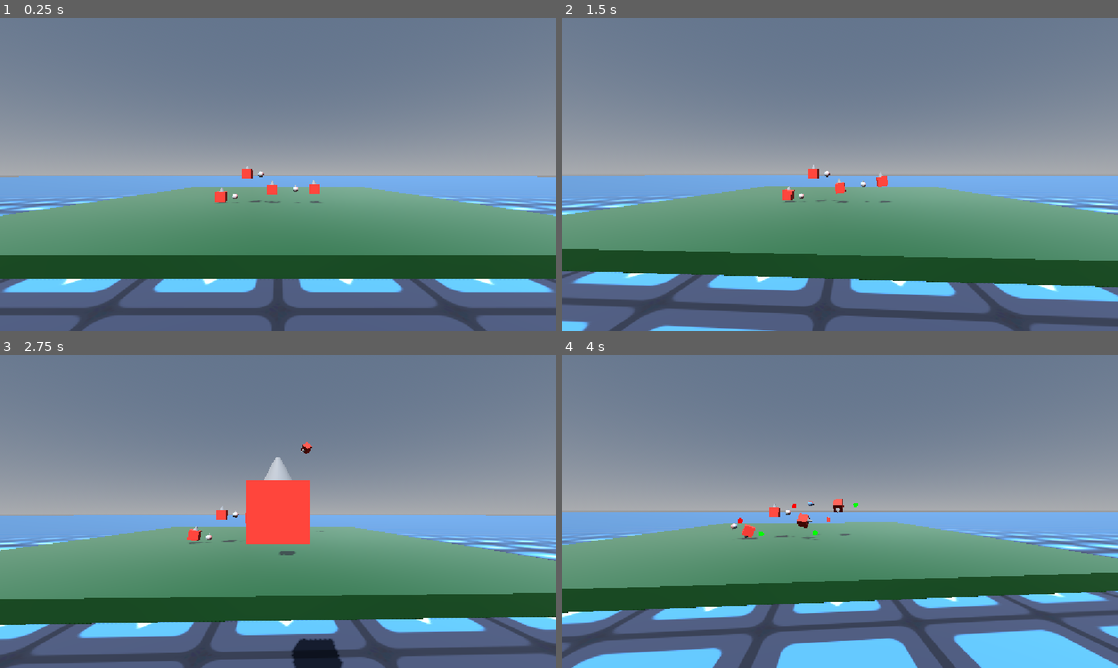
Above: before the commit, frames 1-4 (two rows, left to right).
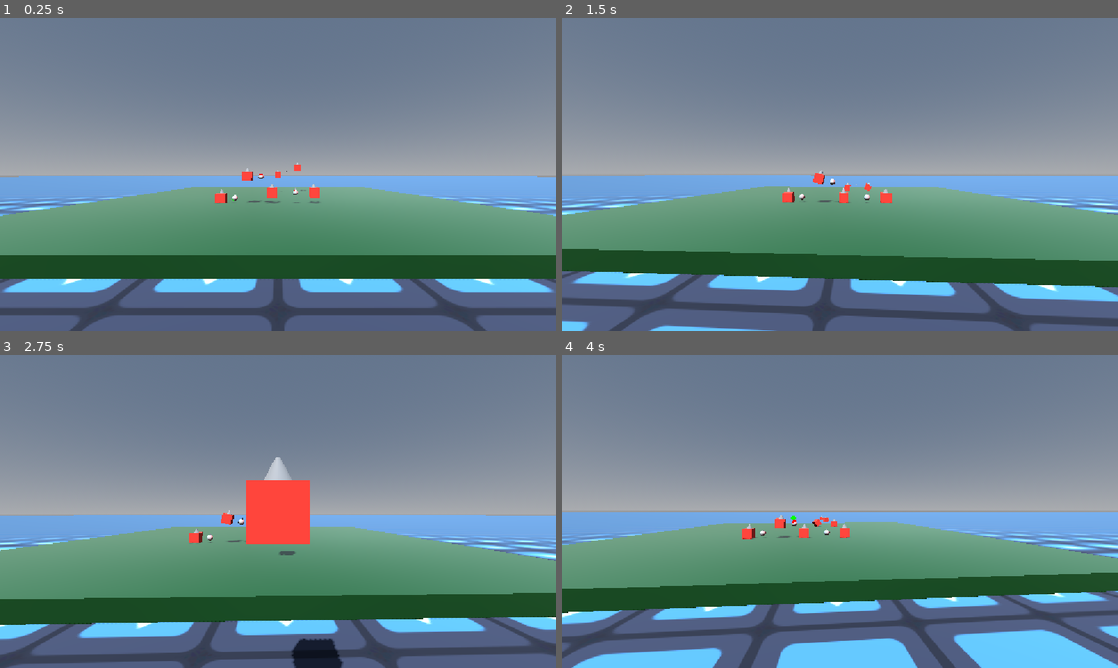
Above: after the commit, the same moments.

Repository: Deojee/new-betterer-hinges
Game: Godot game, scene res://scenes/world.tscn
Two runs of this game, one before a commit and one after it. Both use one fixed random seed, a clock stepped at 60 frames per second and the inputs below. The engine's default icon, where the game draws it, is replaced by a stand-in: a white triangle on a blue panel in a dark square.
Inputs (mouse positions are in pixels of both pictures, inside the frame that each line leads up to):
- Up to frame 1 (0.25 s): no input
- Up to frame 2 (1.5 s): move the mouse to (867, 174) at 0.52 s; hold Up (ui_up) from 0.53 s (still down); tap A (a) at 0.6 s; tap D (d) at 0.8, 1.35 s; move the mouse to (812, 174) at 1.27 s
- Up to frame 3 (2.75 s): keep holding Up (ui_up); tap E (e) at 1.55 s; move the mouse to (289, 505) at 2.02 s; hold E (e) from 2.03 s (still down); click (289, 505) at 2.3 s
- Up to frame 4 (4 s): keep holding Up (ui_up); move the mouse to (834, 517) at 2.77 s; release E (e) at 2.78 s; click (834, 517) at 2.85 s; tap Q (q) at 3.05 s; move the mouse to (878, 514) at 3.52 s; hold Q (q) from 3.53 s (still down); tap S (s) at 3.8 s

The runs differ from the first frame. In frame 1, 0.3% of the frame differs, in the area x 38-58%, y 46-60%; in frame 2, 0.6%; in frame 3, 0.3%; in frame 4, 0.7%, in the area x 30-54%, y 46-60%.

Commit message:
weird pin joint gook

Diff:
--- a/scenes/ik_testing_world.tscn
+++ b/scenes/ik_testing_world.tscn
@@ -168,7 +168,7 @@
 transform = Transform3D(1, 0, 0, 0, 1, 0, 0, 0, 1, 0, 2, 0)
 collision_layer = 5
 collision_mask = 10
-mass = 10.0
+mass = 100.0
 physics_material_override = SubResource("PhysicsMaterial_7wv7s")
 script = ExtResource("4_3u38t")
 
@@ -182,7 +182,7 @@
 transform = Transform3D(1, 0, 0, 0, -4.371139e-08, -1, 0, 1, -4.371139e-08, 0, 1, 0)
 nodeA = NodePath("..")
 nodeB = NodePath("../../firstSegment")
-maxMotorSpeedDegrees = 40.0
+maxMotorSpeedDegrees = 400.0
 
 [node name="firstSegment" type="RigidBody3D" parent="robotArm" unique_id=199678219]
 transform = Transform3D(1, 0, 0, 0, 1, 0, 0, 0, 1, 0, 4.5, 0)
@@ -201,7 +201,7 @@
 transform = Transform3D(-4.371139e-08, 0, 1, 0, 1, 0, -1, 0, -4.371139e-08, 0, 1.5, 0)
 nodeA = NodePath("..")
 nodeB = NodePath("../../secondSegment")
-maxMotorSpeedDegrees = 40.0
+maxMotorSpeedDegrees = 400.0
 
 [node name="secondSegment" type="RigidBody3D" parent="robotArm" unique_id=323371924]
 transform = Transform3D(1, 0, 0, 0, 1, 0, 0, 0, 1, 0, 10, 0)
@@ -221,7 +221,7 @@
 nodeA = NodePath("..")
 nodeB = NodePath("../../thirdSegment")
 targetAngleDegrees = 15.0
-maxMotorSpeedDegrees = 40.0
+maxMotorSpeedDegrees = 400.0
 
 [node name="thirdSegment" type="RigidBody3D" parent="robotArm" unique_id=1826504024]
 transform = Transform3D(1, 0, 0, 0, 1, 0, 0, 0, 1, 0, 17, 0)
@@ -241,7 +241,7 @@
 nodeA = NodePath("..")
 nodeB = NodePath("../../forthSegment")
 targetAngleDegrees = 15.0
-maxMotorSpeedDegrees = 40.0
+maxMotorSpeedDegrees = 400.0
 
 [node name="forthSegment" type="RigidBody3D" parent="robotArm" unique_id=2124565539]
 transform = Transform3D(1, 0, 0, 0, 1, 0, 0, 0, 1, 0, 23, 0)
--- a/scenes/world.tscn
+++ b/scenes/world.tscn
@@ -55,6 +55,12 @@
 metallic = 0.61
 roughness = 0.11
 
+[sub_resource type="CapsuleMesh" id="CapsuleMesh_7wv7s"]
+radius = 0.1
+height = 0.2
+radial_segments = 16
+rings = 4
+
 [node name="world" type="Node3D" unique_id=184105334]
 script = ExtResource("1_tlwt5")
 boxScene = ExtResource("2_aqk2v")
@@ -497,8 +503,6 @@
 
 [node name="box3" parent="otherBoxes" unique_id=268916370 instance=ExtResource("2_aqk2v")]
 transform = Transform3D(1, 0, 0, 0, 1, 0, 0, 0, 1, 3.2421622, 4.3782024, 30.752987)
-mass = 2000.0
-gravity_scale = 0.0
 
 [node name="newPinJoint" parent="otherBoxes/box3" unique_id=519761422 node_paths=PackedStringArray("nodeA", "nodeB") instance=ExtResource("7_i7141")]
 transform = Transform3D(1, 0, 0, 0, 1, 0, 0, 0, 1, -1.446312, 0, 0)
@@ -515,3 +519,21 @@
 
 [node name="box" parent="otherBoxes" unique_id=1023913780 instance=ExtResource("2_aqk2v")]
 transform = Transform3D(1, 0, 0, 0, 1, 0, 0, 0, 1, -3.7912197, 2.7443676, 30.752987)
+
+[node name="real pin boxes" type="Node3D" parent="otherBoxes" unique_id=700570119]
+
+[node name="box" parent="otherBoxes/real pin boxes" unique_id=1708299768 instance=ExtResource("2_aqk2v")]
+transform = Transform3D(1, 0, 0, 0, 1, 0, 0, 0, 1, 0, 4.5265465, 44.772293)
+
+[node name="PinJoint3D" type="PinJoint3D" parent="otherBoxes/real pin boxes/box" unique_id=655985329]
+transform = Transform3D(1, 0, 0, 0, 1, 0, 0, 0, 1, -1.4573206, 0.7116661, 0)
+node_a = NodePath("..")
+node_b = NodePath("../../box2")
+
+[node name="Marker3D" type="Marker3D" parent="otherBoxes/real pin boxes/box/PinJoint3D" unique_id=1320180631]
+
+[node name="CSGMesh3D" type="CSGMesh3D" parent="otherBoxes/real pin boxes/box/PinJoint3D/Marker3D" unique_id=1427177019]
+mesh = SubResource("CapsuleMesh_7wv7s")
+
+[node name="box2" parent="otherBoxes/real pin boxes" unique_id=1773924363 instance=ExtResource("2_aqk2v")]
+transform = Transform3D(1, 0, 0, 0, 1, 0, 0, 0, 1, -3.4036894, 5.79478, 44.772293)
--- a/scripts/IKLimb.gd
+++ b/scripts/IKLimb.gd
@@ -11,6 +11,9 @@
 func _physics_process(delta: float) -> void:
 
 	#$testingGuy.global_transform = $testingGuy.global_transform.rotated_local(Vector3.FORWARD,0.02)
+
+	if Input.is_action_pressed("mouseLeft"):
+		return
 
 	var chain : Array[HingePlus] = []
 
--- a/scripts/PinJointPlus.gd
+++ b/scripts/PinJointPlus.gd
@@ -112,7 +112,7 @@
 	MP.mark(objectBPoint.origin,0.5,Color.GREEN)
 
 
-	for i in 5:
+	for i in 1:
 		update(1.0)
 		pass
 
@@ -120,7 +120,8 @@
 
 
 func update(del):
-	alignToAxis(del)
+
+	#alignToAxis(del)
 
 	showMiddle(del)
 
@@ -174,18 +175,6 @@
 
 
 
-func getAngle():
-
-	var objectAPoint = nodeA.global_transform * offsetA.affine_inverse()
-	var objectBPoint = nodeB.global_transform * offsetB.affine_inverse()
-
-	var angleY = objectAPoint.basis.y.angle_to(objectBPoint.basis.y)
-	var angleX = objectAPoint.basis.x.angle_to(objectBPoint.basis.y)
-
-	if angleX > PI/2.0:
-		return 2.0 * PI - angleY
-	else:
-		return angleY
 
 
 func getAPortion(del):
@@ -197,6 +186,9 @@
 	#	return 0.0
 	return (nodeA.mass / (nodeA.mass + nodeB.mass)) * del
 
+var aVel : Vector3
+var bVel : Vector3
+
 func showMiddle(del):
 
 	var objectAPoint = nodeA.global_transform * offsetA.affine_inverse()
@@ -215,10 +207,21 @@
 
 	var aTarget = -(objectAPoint.origin - middle.origin) * TPS
 	var bTarget = -(objectBPoint.origin - middle.origin) * TPS
+
+	apply_force_from_pos(nodeA,objectAPoint.origin,aTarget * getAPortion(del))
+	apply_force_from_pos(nodeB,objectBPoint.origin,bTarget * getBPortion(del))
+
+	#apply_force_from_pos(nodeB,objectAPoint.origin,-aTarget * getAPortion(del))
+	#apply_force_from_pos(nodeA,objectBPoint.origin,-bTarget * getBPortion(del))
+
+	return
 	var aTargetDir = aTarget.normalized()
 	var bTargetDir = bTarget.normalized()
 
 
+	nodeA.linear_velocity -= aVel
+	nodeB.linear_velocity -= bVel
+
 	var aDif = aTarget - nodeA.linear_velocity
 	var bDif = bTarget - nodeB.linear_velocity
 
@@ -226,8 +229,19 @@
 
 	var divisor = 2.0
 
-	nodeA.linear_velocity += (aDif) * getAPortion(del)
-	nodeB.linear_velocity -= (aDif) * getBPortion(del)
-
-	nodeA.linear_velocity -= (bDif) * getAPortion(del)
-	nodeB.linear_velocity += (bDif) * getBPortion(del)
+	aVel = (aDif) * getAPortion(del) - (bDif) * getBPortion(del)
+	bVel = -(aDif) * getAPortion(del) + (bDif) * getBPortion(del)
+
+	nodeA.linear_velocity += aVel
+	nodeB.linear_velocity += bVel
+
+
+
+
+
+func apply_force_from_pos(body : PhysicsBody3D, globForcePos,globForce):
+	body.linear_velocity += globForce
+	var bodyCenterOfMass = body.global_position
+	if body is RigidBody3D:
+		bodyCenterOfMass = body.global_transform * body.center_of_mass
+	body.angular_velocity += (globForcePos - bodyCenterOfMass).cross(globForce);
